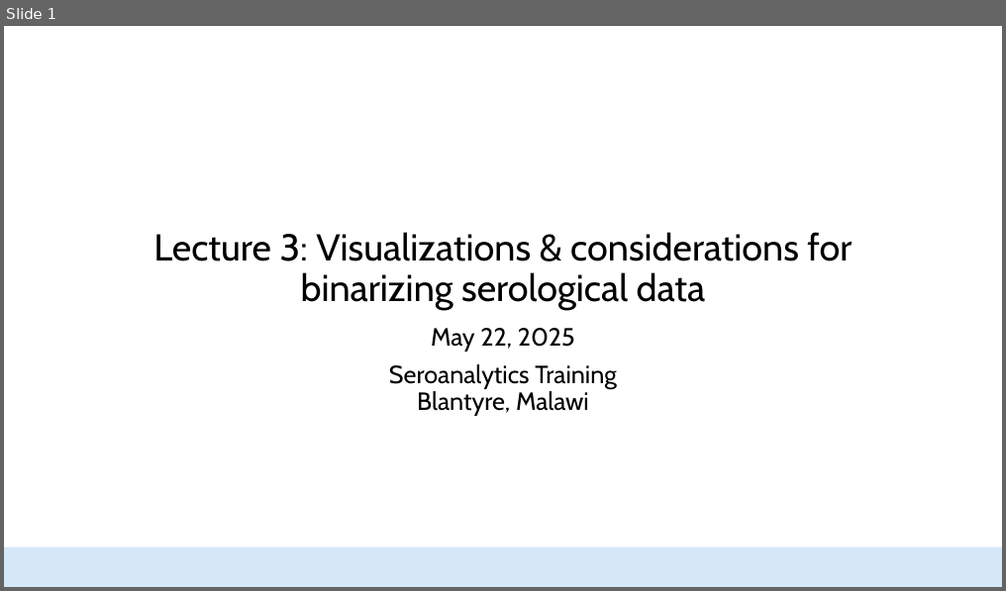
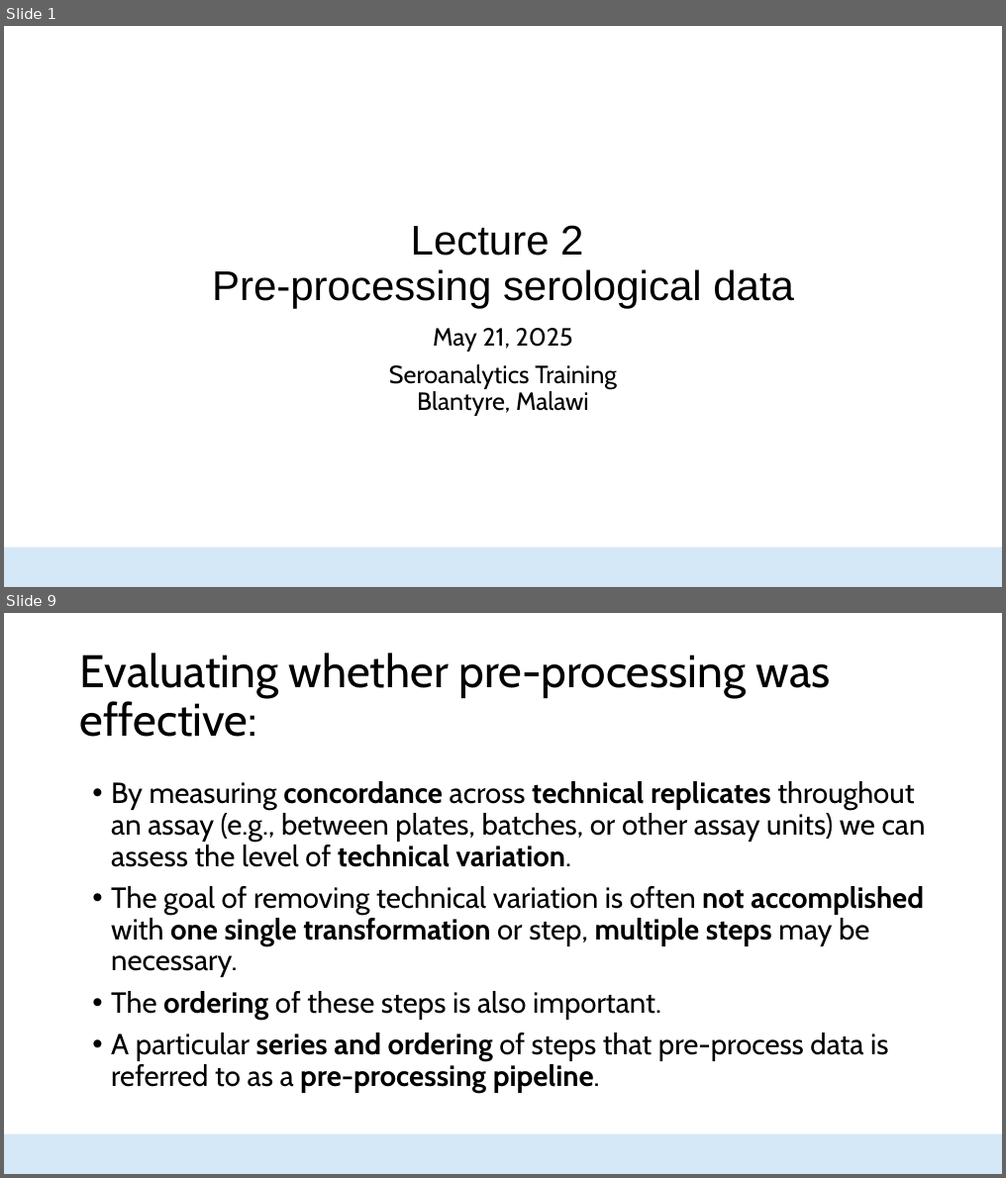
Before and after one commit to HopkinsIDD/seroanalytics_workshop, a slide deck: Lecture 3/Lecture 3.pptx. Shown one above the other, each under a label of ours: slide 1 before the commit, slides 1 and 9 after it; the slides between them are not shown. The pictures are 1006x591 and 1006x1178 pixels, drawn with LibreOffice and Linux fonts; fonts in the diff are those of the drawing; background and template pictures are left out. Boxes give left, top, right and bottom in pixels: in the first picture for what was removed or moved away, otherwise in the second. Text is boxed around its words. In the diff, an @@ line names an element or a change of style, - is before the commit and + after.

```diff
--- a/Lecture 3/Lecture 3.pptx
+++ b/Lecture 3/Lecture 3.pptx
@@ slide 9 added at <box>4,613,1002,1174</box>, background #FFFFFF; not listed: 1 template element that a slide beside it also shows @@
@@ title added at <box>80,653,831,737</box>, 44 pt, text #000000 @@
+Evaluating whether pre-processing was effective:
@@ text added at <box>111,781,926,1093</box>, 28 pt, text #000000 @@
+• By measuring concordance across technical replicates throughout an assay (e.g., between plates, batches, or other assay units) we can assess the level of technical variation.
+• The goal of removing technical variation is often not accomplished with one single transformation or step, multiple steps may be necessary.
+• The ordering of these steps is also important.
+• A particular series and ordering of steps that pre-process data is referred to as a pre-processing pipeline.
@@ slide 1 changed as well @@
@@ title at <box>212,225,794,308</box>: text changed; size 36 to 40 pt; font Cabin to Arial @@
-Lecture 3: Visualizations & considerations for binarizing serological data
+Lecture 2
+Pre-processing serological data
@@ subtitle at <box>433,328,573,352</box>: text changed @@
-May 22, 2025
+May 21, 2025
```
Also in this commit, not shown: 26 other slides added, 29 slides removed, 16 other files.
